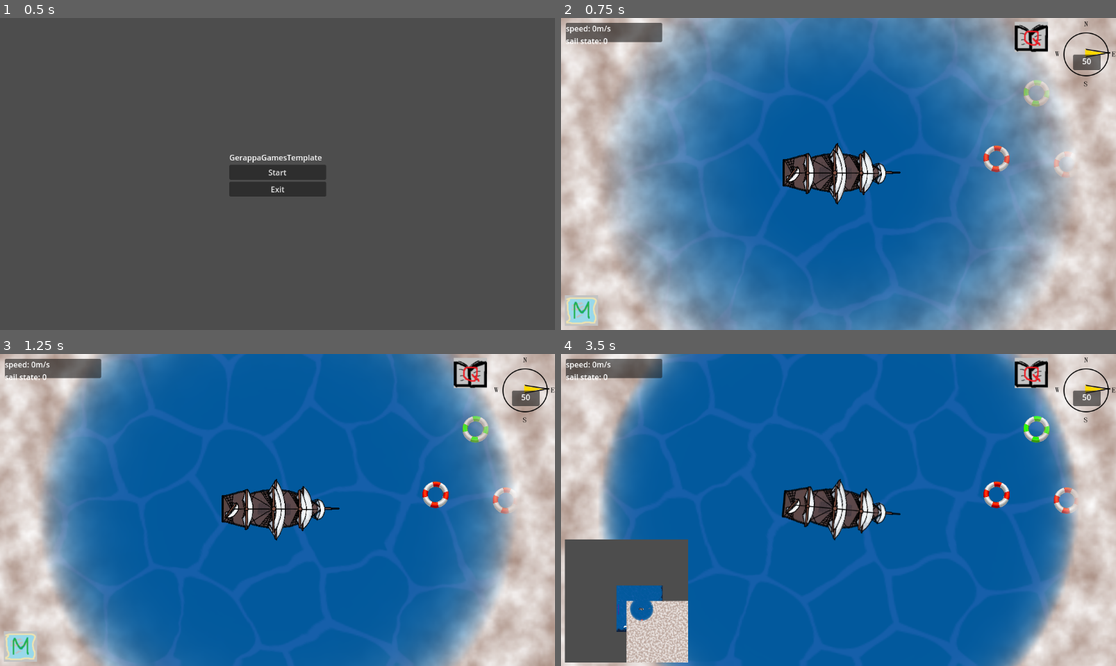
Above: before the commit, frames 1-4 (two rows, left to right).
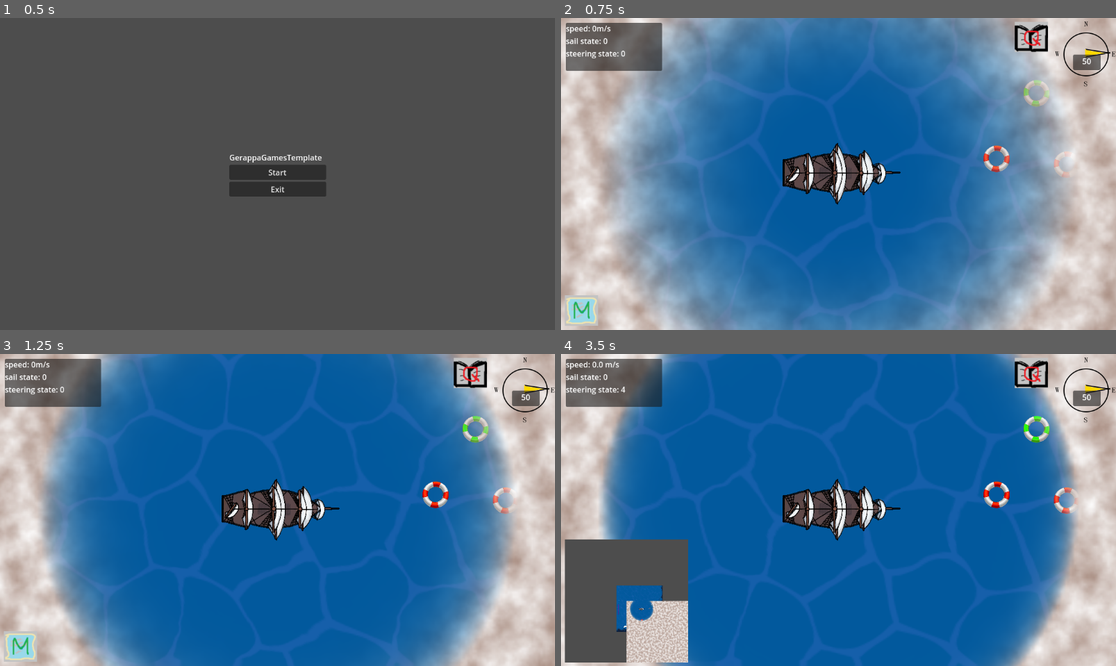
Above: after the commit, the same moments.

Repository: danigeri/AnchorAndAlmanac
Game: Godot game, scene res://Intro/intro.tscn
The game is run twice, just before and just after one commit, with the same random seed, the same clock (stepped at 60 frames per second) and the same inputs. Video files are missing from this copy of the repository; at most half a second of black plays in their place. Sound files missing from this copy of the repository are replaced by a short silence.
Inputs:
- Up to frame 1 (0.5 s): no input
- Up to frame 2 (0.75 s): click "Start" at 0.5 s
- Up to frame 3 (1.25 s): no input
- Up to frame 4 (3.5 s): tap Enter (ui_accept) at 1.25, 1.52, 2.27 s; hold Right (ui_right) 1.28-2.03 s; tap Q at 1.35, 2.85 s; hold Down (ui_down) 2.03-2.78 s; tap M at 2.1 s; hold Right (ui_right) from 2.78 s (still down)

Frame 1 is identical in both runs. In frame 2, 1.6% of the frame differs, in the area x 0-19%, y 7-17%; in frame 3, 1.6%; in frame 4, 3.0%, in the area x 0-62%, y 2-83%.

Commit message:
added steering state to boat iranyitas

Diff:
--- a/Ship/ship.gd
+++ b/Ship/ship.gd
@@ -2,8 +2,18 @@
 
 signal speed_change(speed)
 signal sail_state_change(sail_state)
+signal steering_state_change(steering_state)
 
 enum SailStates { SAIL_STATE_ANCHORED, SAIL_STATE_DOWN, SAIL_STATE_MID, SAIL_STATE_UP }
+enum SteeringStates {
+	MAX_LEFT,
+	MID_LEFT,
+	SMALL_LEFT,
+	FORWARD,
+	SMALL_RIGHT,
+	MID_RIGHT,
+	MAX_RIGHT
+}
 enum { LEFT = -1, RIGHT = 1 }
 
 const SAIL_SPEED_DICT = {
@@ -11,6 +21,16 @@
 	SailStates.SAIL_STATE_DOWN: 0.1,
 	SailStates.SAIL_STATE_MID: 0.5,
 	SailStates.SAIL_STATE_UP: 1,
+}
+
+const STEERING_DICT = {
+	SteeringStates.MAX_LEFT: deg_to_rad(-30),
+	SteeringStates.MID_LEFT: deg_to_rad(-20),
+	SteeringStates.SMALL_LEFT: deg_to_rad(-10),
+	SteeringStates.FORWARD: 0.0,
+	SteeringStates.SMALL_RIGHT: deg_to_rad(10),
+	SteeringStates.MID_RIGHT: deg_to_rad(20),
+	SteeringStates.MAX_RIGHT: deg_to_rad(30)
 }
 
 # The quotient of how the turn speed is dependent of the current speed.
@@ -26,6 +46,7 @@
 var sail_state: SailStates
 var wind_direction: Vector2
 var wind_strength: int
+var steering_state: SteeringStates = SteeringStates.FORWARD
 
 @onready var camera_2d: Camera2D = $Camera2D
 @onready var hitbox: Area2D = $Hitbox
@@ -49,6 +70,17 @@
 
 
 func _input(event: InputEvent) -> void:
+	if (Input.is_action_pressed("ui_up") or Input.is_action_pressed("ui_down")):
+		set_sail_state(event)
+	if Input.is_action_pressed("ui_right") or Input.is_action_pressed("ui_left"):
+		set_steering_state(event)
+
+# Input polling: something to do as long as the key is pressed
+func _physics_process(delta: float) -> void:
+	move(delta)
+
+
+func set_sail_state(event: InputEvent) -> void :
 	if (event as InputEvent).is_action_pressed("ui_up") and sail_state < SailStates.SAIL_STATE_UP:
 		sail_state += 1
 		sail_state_change.emit(sail_state)
@@ -58,7 +90,7 @@
 		and sail_state > SailStates.SAIL_STATE_DOWN
 	):
 		sail_state -= 1
-		sail_state_change.emit(sail_state)
+	sail_state_change.emit(sail_state)
 
 	if (
 		(event as InputEvent).is_action_pressed("ui_accept")
@@ -66,20 +98,15 @@
 	):
 		sail_state -= 1
 		sail_state_change.emit(sail_state)
+	set_max_speed(sail_state)
 
+func move(delta: float) -> void:
+	var facing_change_rad: float = STEERING_DICT[steering_state] * delta * (current_speed_mps /10)  * TURN_SPEED_QUOTIENT
+	facing_rad += facing_change_rad
+	rotate(facing_change_rad)
 
-# Input polling: something to do as long as the key is pressed
-func _physics_process(delta: float) -> void:
-	handle_steering(delta)
-
-
-func handle_steering(delta: float) -> void:
-	if Input.is_action_pressed("ui_right"):
-		turn(RIGHT, delta)
-
-	if Input.is_action_pressed("ui_left"):
-		turn(LEFT, delta)
-
+	direction.x = cos(facing_rad)
+	direction.y = sin(facing_rad)
 	if direction != Vector2.ZERO:
 		direction = direction.normalized()
 
@@ -94,21 +121,13 @@
 	return camera_2d
 
 
-func turn(directional_multiplier: int, delta: float) -> void:
-	var facing_chage_rad: float = directional_multiplier * turn_rad * delta * TURN_SPEED_QUOTIENT
-
-	facing_rad += facing_chage_rad
-	rotate(facing_chage_rad)
-
-	direction.x = cos(facing_rad)
-	direction.y = sin(facing_rad)
-
-
 func _set_speed(delta: float) -> void:
-	var dummy_wind_strenght: float = wind_strength / 10.0
+	var dummy_wind_strenght: float = wind_strength  / 10
 	var target_speed_mps: float = (
 		max_speed_mps * SAIL_SPEED_DICT[sail_state] * _wind_angle_to_power() * dummy_wind_strenght
 	)
+	if target_speed_mps > max_speed_mps:
+		target_speed_mps = max_speed_mps
 
 	if current_speed_mps != target_speed_mps:
 		var prefix = 1 if current_speed_mps < target_speed_mps else -1
@@ -118,7 +137,8 @@
 		# The delta multiplier can lead to very low very precise differences in
 		# equality checks causing the speed to update in every frame, hence the rounding.
 		current_speed_mps = snapped(current_speed_mps, 0.0000001)
-
+		if current_speed_mps > max_speed_mps:
+			current_speed_mps = move_toward(current_speed_mps, max_speed_mps, 0.05)
 		speed_change.emit(current_speed_mps)
 		#_animate_speed(current_speed_mps)
 
@@ -163,3 +183,17 @@
 	animation_player.play("sink")
 	await animation_player.animation_finished
 	sprite_2d.scale = Vector2(1, 1)
+
+func set_max_speed(sail_state: SailStates) -> void:
+	match sail_state:
+		0: max_speed_mps = 0
+		1: max_speed_mps = 10
+		2: max_speed_mps = 25
+		3: max_speed_mps = 50
+
+func set_steering_state(event):
+	if event.is_action_pressed("ui_right") and steering_state < SteeringStates.MAX_RIGHT:
+		steering_state += 1
+	if event.is_action_pressed("ui_left") and steering_state > SteeringStates.MAX_LEFT:
+		steering_state -= 1
+	steering_state_change.emit(steering_state)
--- a/Ship/ship.tscn
+++ b/Ship/ship.tscn
@@ -10,22 +10,6 @@
 [sub_resource type="CapsuleShape2D" id="CapsuleShape2D_edrfk"]
 radius = 36.0
 height = 240.47607
-
-[sub_resource type="Animation" id="Animation_q4ev1"]
-resource_name = "hit"
-length = 0.2
-tracks/0/type = "value"
-tracks/0/imported = false
-tracks/0/enabled = true
-tracks/0/path = NodePath("Sprite2D:modulate")
-tracks/0/interp = 1
-tracks/0/loop_wrap = true
-tracks/0/keys = {
-"times": PackedFloat32Array(0, 0.06666667, 0.2),
-"transitions": PackedFloat32Array(1, 1, 1),
-"update": 0,
-"values": [Color(1, 1, 1, 1), Color(1, 0.39607844, 0.3372549, 0.85882354), Color(1, 1, 1, 1)]
-}
 
 [sub_resource type="Animation" id="Animation_edrfk"]
 length = 0.001
@@ -64,6 +48,22 @@
 "transitions": PackedFloat32Array(1),
 "update": 0,
 "values": [0.0]
+}
+
+[sub_resource type="Animation" id="Animation_q4ev1"]
+resource_name = "hit"
+length = 0.2
+tracks/0/type = "value"
+tracks/0/imported = false
+tracks/0/enabled = true
+tracks/0/path = NodePath("Sprite2D:modulate")
+tracks/0/interp = 1
+tracks/0/loop_wrap = true
+tracks/0/keys = {
+"times": PackedFloat32Array(0, 0.06666667, 0.2),
+"transitions": PackedFloat32Array(1, 1, 1),
+"update": 0,
+"values": [Color(1, 1, 1, 1), Color(1, 0.39607844, 0.3372549, 0.85882354), Color(1, 1, 1, 1)]
 }
 
 [sub_resource type="Animation" id="Animation_1w8ol"]
--- a/UI/UI.tscn
+++ b/UI/UI.tscn
@@ -17,12 +17,13 @@
 offset_bottom = 664.0
 
 [node name="DebugPanel" type="Panel" parent="UserInterface"]
-custom_minimum_size = Vector2(200, 0)
+custom_minimum_size = Vector2(200, 100)
 layout_mode = 0
 offset_left = 10.0
 offset_top = 10.0
 offset_right = 210.0
 offset_bottom = 50.0
+scale = Vector2(0.99883455, 1)
 
 [node name="MarginContainer" type="MarginContainer" parent="UserInterface/DebugPanel"]
 layout_mode = 0
@@ -35,7 +36,8 @@
 [node name="DebugLabel" type="Label" parent="UserInterface/DebugPanel/MarginContainer/VBoxContainer"]
 layout_mode = 2
 text = "speed: 0m/s
-sail state: 0"
+sail state: 0
+steering state: 0"
 
 [node name="WindMeter" parent="UserInterface" instance=ExtResource("3_0mc3e")]
 layout_mode = 0
--- a/UI/ui.gd
+++ b/UI/ui.gd
@@ -2,6 +2,7 @@
 
 var _speed_mps: float = 0
 var _sail_state: int = 0
+var _steering_state: int = 0
 @onready var debug_label: Label = $UserInterface/DebugPanel/MarginContainer/VBoxContainer/DebugLabel
 @onready var questlog: Node2D = $Questlog
 @onready var minimap: Node2D = $Minimap
@@ -32,7 +33,10 @@
 	_speed_mps = speed
 	update_text()
 
+func _on_ship_steering_state_change(steering_state: Variant) -> void:
+	_steering_state = steering_state
+	update_text()
 
 func update_text() -> void:
 	if debug_label:
-		debug_label.text = ("speed: %.1f m/s\nsail state: %d" % [_speed_mps, _sail_state])
+		debug_label.text = ("speed: %.1f m/s\nsail state: %d\nsteering state: %d" % [_speed_mps, _sail_state, _steering_state])
--- a/game_loop.tscn
+++ b/game_loop.tscn
@@ -79,3 +79,4 @@
 [connection signal="update_wind" from="Wind" to="Ship" method="_on_wind_update_wind"]
 [connection signal="sail_state_change" from="Ship" to="UI" method="_on_ship_sail_state_change"]
 [connection signal="speed_change" from="Ship" to="UI" method="_on_ship_speed_change"]
+[connection signal="steering_state_change" from="Ship" to="UI" method="_on_ship_steering_state_change"]
